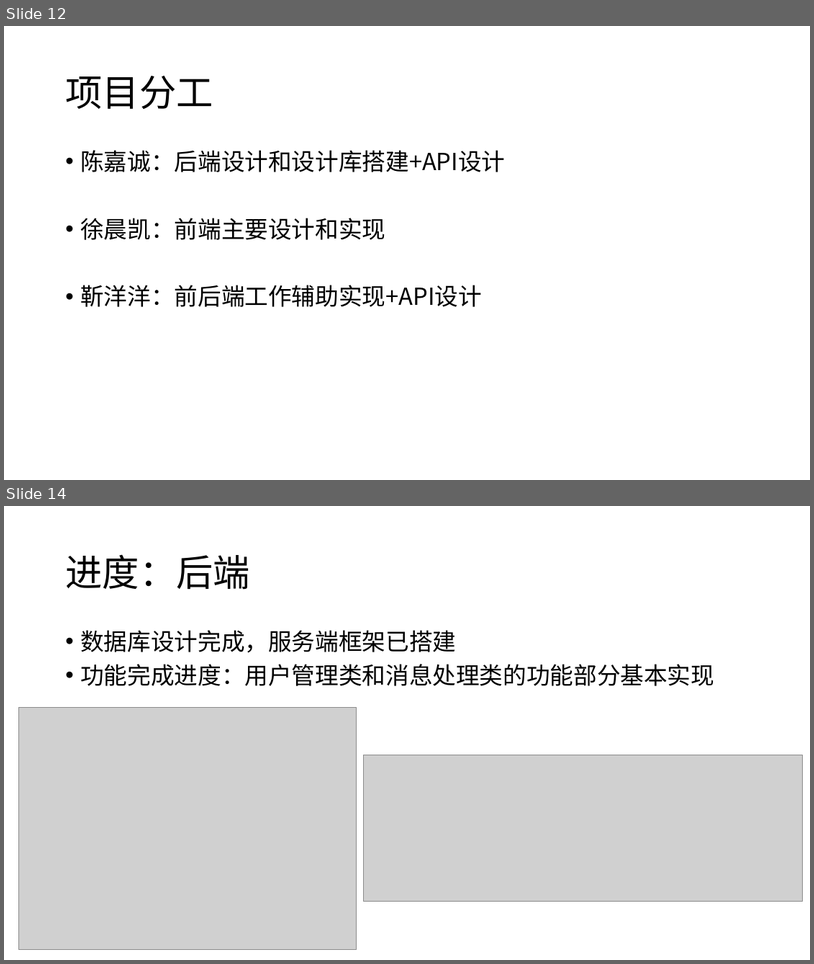
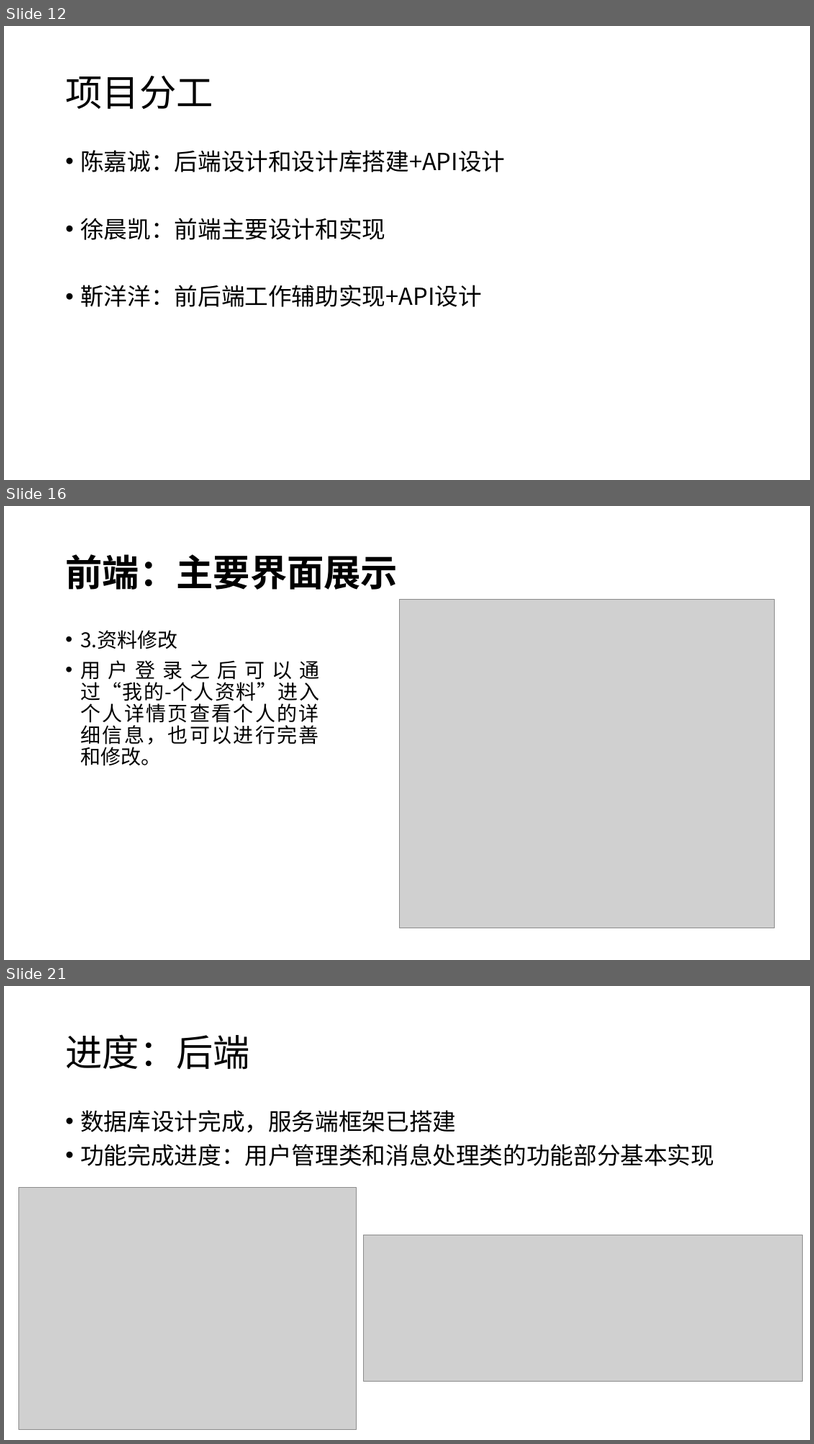
Before and after one commit to Android-Good-Goods/-, a slide deck: design/好物-期中汇报.pptx. Shown one above the other, each under a label of ours: slides 12 and 14 before the commit, slides 12, 16 and 21 after it; the slides between them are not shown. The pictures are 814x964 and 814x1444 pixels, drawn with LibreOffice and Linux fonts; fonts in the diff are those of the drawing; grey boxes stand for pictures. Boxes give left, top, right and bottom in pixels: in the first picture for what was removed or moved away, otherwise in the second. Text is boxed around its words. In the diff, an @@ line names an element or a change of style, - is before the commit and + after.

```diff
--- a/design/好物-期中汇报.pptx
+++ b/design/好物-期中汇报.pptx
@@ slide 16 added at (4, 506, 810, 960), background #FFFFFF @@
@@ title added at (65, 554, 398, 590), 44 pt, text #000000, bold @@
+前端：主要界面展示
@@ picture added at (399, 599, 774, 927) @@
@@ text added at (80, 630, 319, 766), 24 pt, text #000000 @@
+• 3.资料修改
+• 用户登录之后可以通过“我的-个人资料”进入个人详情页查看个人的详细信息，也可以进行完善和修改。
@@ what was slide 14 is now slide 21 @@
```
Also in this commit, not shown: 1 slide changed, 6 other slides added.
